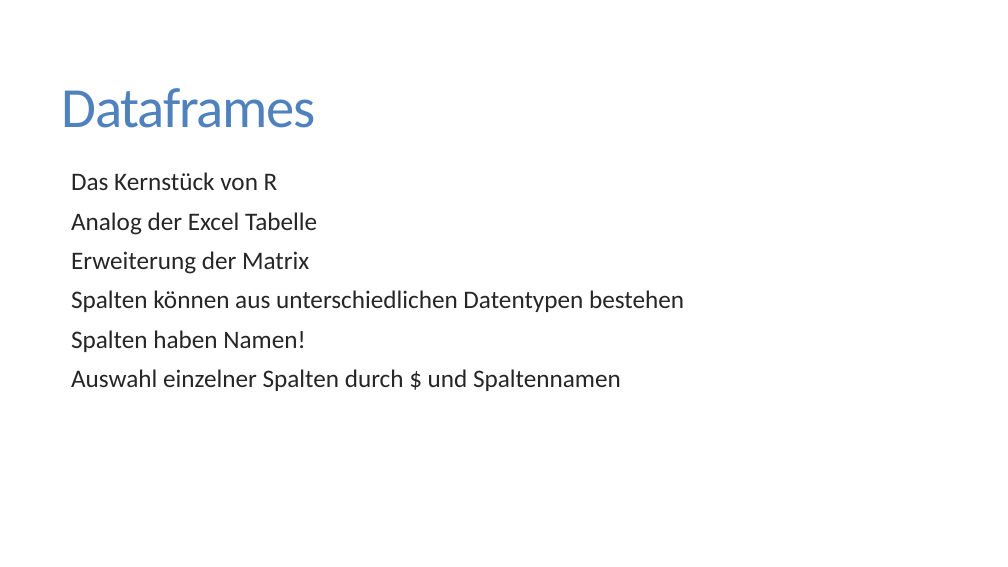
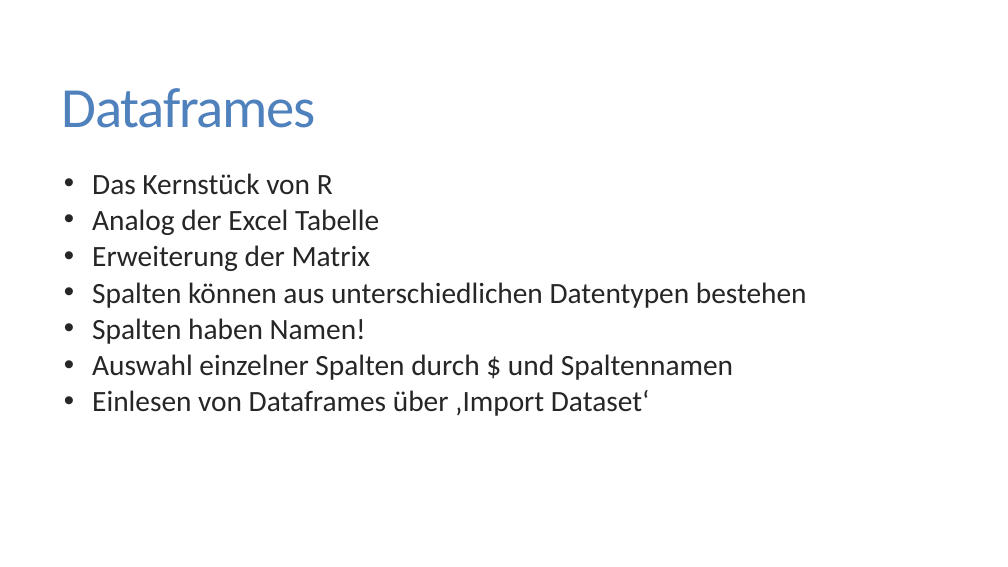
Before and after one commit to FlorianKeppeler/RKurs, a slide deck: slide 28 of Einführung in R.pptx (slide 25 before the commit). Drawn at 1008x567 pixels with LibreOffice and Linux fonts; fonts in the diff are those of the drawing. Boxes give left, top, right and bottom in pixels: in the first picture for what was removed or moved away, otherwise in the second. Text is boxed around its words. In the diff, an @@ line names an element or a change of style, - is before the commit and + after.

Commit message:
Dataframes Übung hinzugefügt

```diff
--- a/Einführung in R.pptx
+++ b/Einführung in R.pptx
@@ text at (92,173,807,380): size 24 to 28 pt in "Das Kernstück von R", "Analog der Excel Tabelle", "Erweiterung der Matrix", "Spalten können aus unterschiedlichen Datentypen bestehen" and 2 more places; bullet   to •; list level 1 to 2 in "Das Kernstück von R"; list level 1 to 2 in "Analog der Excel Tabelle"; list level 1 to 2 in "Erweiterung der Matrix"; list level 1 to 2 in "Spalten können aus unterschiedlichen Datentypen ..."; list level 1 to 2 in "Spalten haben Namen!"; list level 1 to 2 in "Auswahl einzelner Spalten durch $ ..." @@
@@ text at (92,390,650,416): paragraph added @@
+  • Einlesen von Dataframes über ‚Import Dataset‘
```
Also in this commit, not shown: 3 slides added, 1 slide removed, 2 other files.
